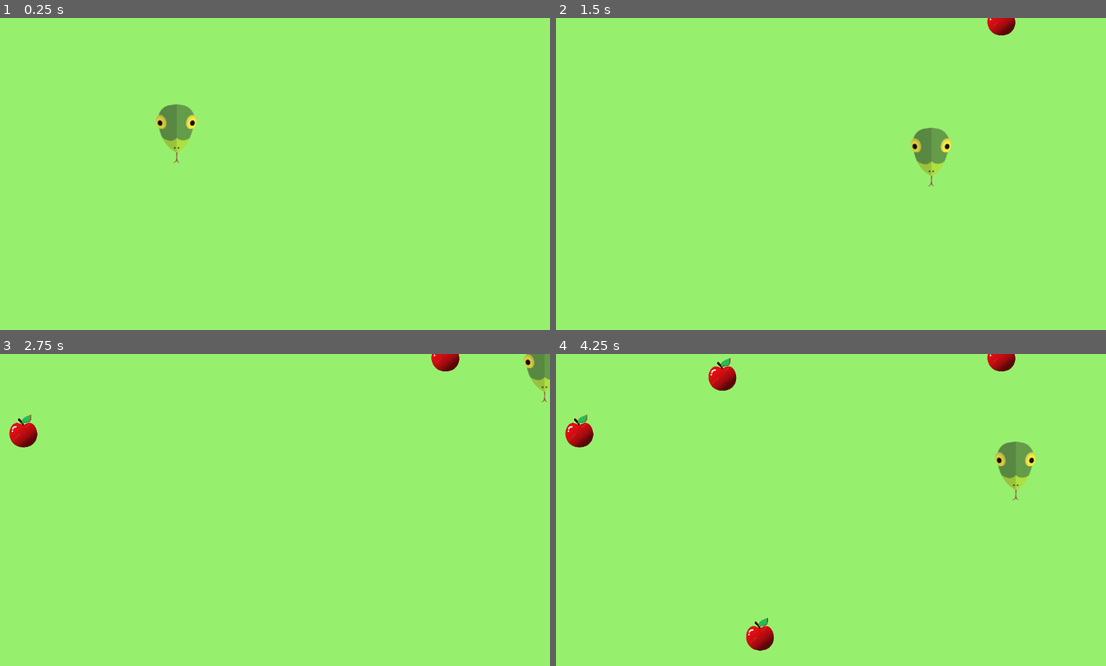
Above: before the commit, frames 1-4 (two rows, left to right).
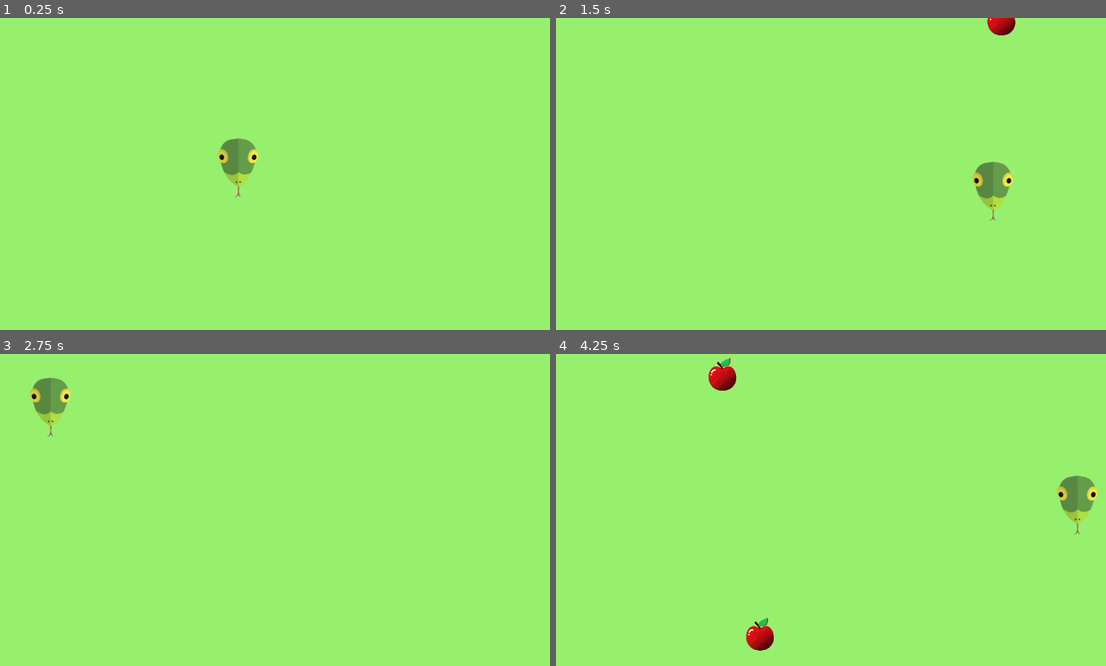
Above: after the commit, the same moments.

Repository: rampa2510/godot-snake-game
Game: Godot game, scene res://Scenes/snake_level.tscn
Two runs of this game, one before a commit and one after it. Both use one fixed random seed, a clock stepped at 60 frames per second and the inputs below. The project has no main scene, so this scene is started directly.
Inputs:
- Up to frame 1 (0.25 s): no input
- Up to frame 2 (1.5 s): tap Enter at 0.5 s; hold D (move_right) 0.53-1.28 s; hold S (move_down) from 1.28 s (still down)
- Up to frame 3 (2.75 s): release S (move_down) at 2.03 s; hold D (move_right) from 2.03 s (still down)
- Up to frame 4 (4.25 s): release D (move_right) at 2.78 s; hold W (move_up) 2.78-3.53 s; hold A (move_left) from 3.53 s (still down)

The runs differ from the first frame. In frame 1, 1.6% of the frame differs, in the area x 28-48%, y 27-58%; in frame 2, 1.6%; in frame 3, 1.9%; in frame 4, 2.3%, in the area x 1-99%, y 0-58%.

Commit message:
feat: completed scene to collide apple and snake

Diff:
--- a/Scenes/apple.tscn
+++ b/Scenes/apple.tscn
@@ -1,5 +1,6 @@
-[gd_scene load_steps=3 format=3 uid="uid://dbkkyi3ooke5b"]
+[gd_scene load_steps=4 format=3 uid="uid://dbkkyi3ooke5b"]
 
+[ext_resource type="Script" path="res://Scenes/item.gd" id="1_jjf0t"]
 [ext_resource type="Texture2D" uid="uid://dglltbg5sdusj" path="res://Assests/apple.png" id="1_vllcc"]
 
 [sub_resource type="CircleShape2D" id="CircleShape2D_uwu31"]
@@ -8,6 +9,7 @@
 [node name="Area2D" type="Area2D"]
 position = Vector2(438, 306)
 scale = Vector2(0.2, 0.2)
+script = ExtResource("1_jjf0t")
 
 [node name="Sprite2D" type="Sprite2D" parent="."]
 texture = ExtResource("1_vllcc")
--- /dev/null
+++ b/Scenes/item.gd
@@ -0,0 +1,13 @@
+extends Area2D
+
+
+# Called when the node enters the scene tree for the first time.
+func _ready() -> void:
+	area_entered.connect(_on_area_entered)
+
+func _on_area_entered(area_that_entered: Area2D) -> void:
+	queue_free()
+
+# Called every frame. 'delta' is the elapsed time since the previous frame.
+func _process(delta: float) -> void:
+	pass
--- a/Scenes/snake_face.gd
+++ b/Scenes/snake_face.gd
@@ -1,4 +1,4 @@
-extends Sprite2D
+extends Area2D
 
 var speed:=600
 
--- a/Scenes/snake_face.tscn
+++ b/Scenes/snake_face.tscn
@@ -1,9 +1,18 @@
-[gd_scene load_steps=3 format=3 uid="uid://btm5j3qel0hx6"]
+[gd_scene load_steps=4 format=3 uid="uid://btm5j3qel0hx6"]
 
 [ext_resource type="Texture2D" uid="uid://ux6bhh14gm1c" path="res://Assests/snake_face.png" id="1_q4a3h"]
 [ext_resource type="Script" path="res://Scenes/snake_face.gd" id="2_tviry"]
 
-[node name="Sprite2D" type="Sprite2D"]
+[sub_resource type="CircleShape2D" id="CircleShape2D_uk7ad"]
+radius = 59.0339
+
+[node name="snake_face" type="Area2D"]
 position = Vector2(377, 240)
+script = ExtResource("2_tviry")
+
+[node name="CollisionShape2D" type="CollisionShape2D" parent="."]
+position = Vector2(5, -11)
+shape = SubResource("CircleShape2D_uk7ad")
+
+[node name="Sprite2D" type="Sprite2D" parent="."]
 texture = ExtResource("1_q4a3h")
-script = ExtResource("2_tviry")
--- a/Scenes/snake_level.tscn
+++ b/Scenes/snake_level.tscn
@@ -6,9 +6,10 @@
 
 [node name="snake_level" type="Node2D"]
 
-[node name="Sprite2D" parent="." instance=ExtResource("1_46qv1")]
-
 [node name="ParallaxBackground" parent="." instance=ExtResource("1_y7paa")]
 
 [node name="RandomItemPlacer" parent="." instance=ExtResource("3_kfmis")]
 position = Vector2(6, -3)
+
+[node name="snake_face" parent="." instance=ExtResource("1_46qv1")]
+position = Vector2(505, 311)
